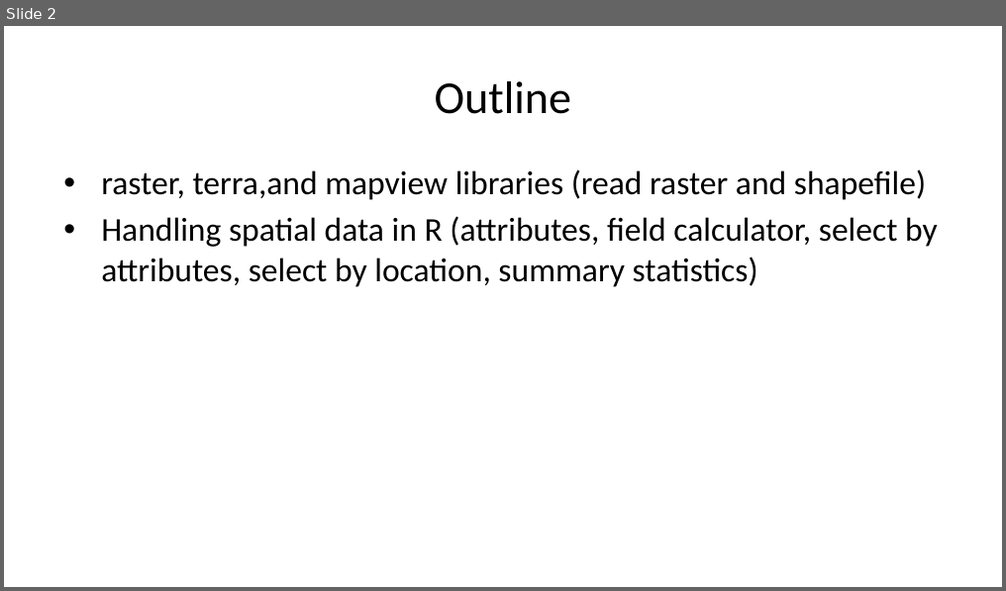
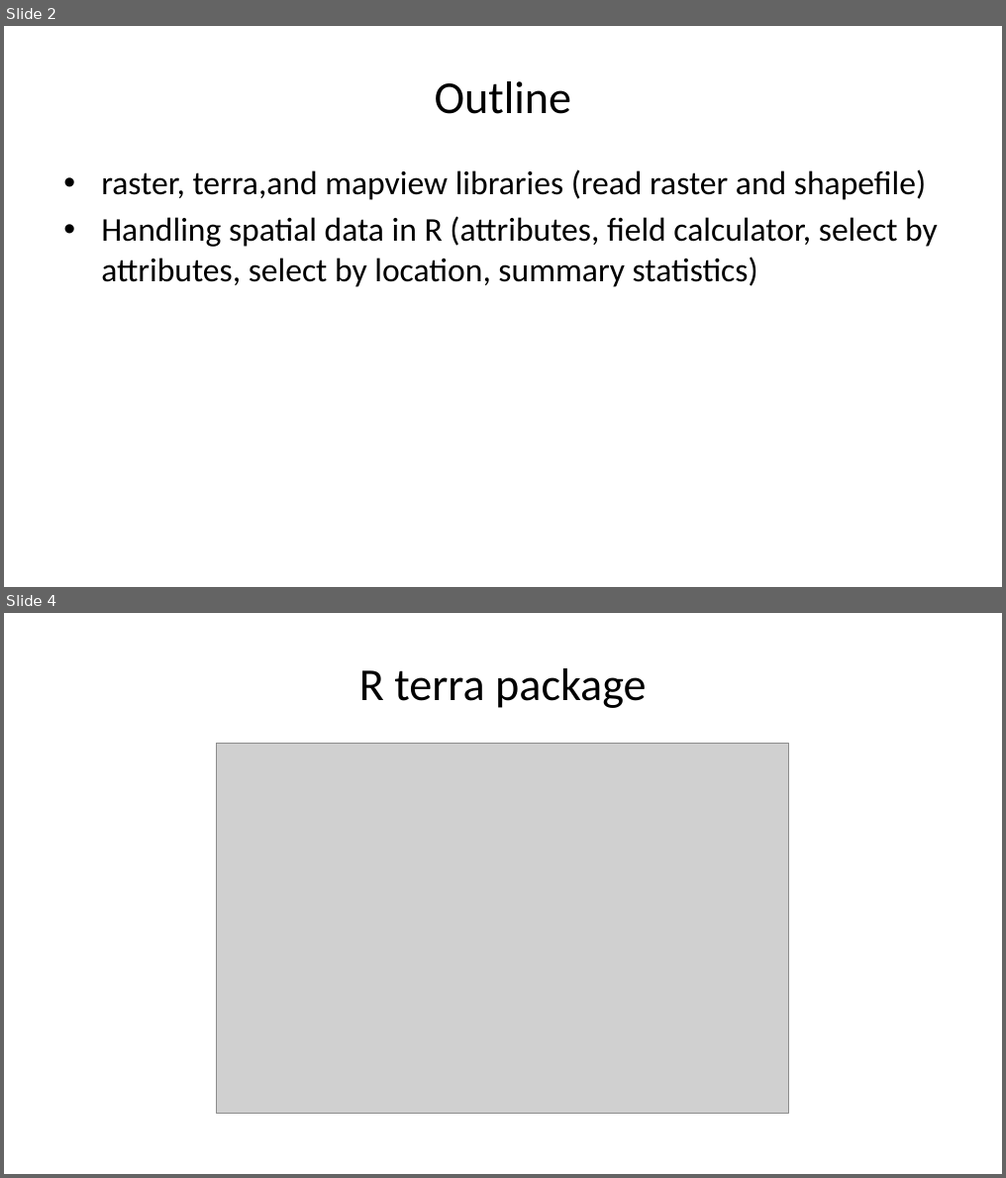
Before and after one commit to yangshao2/Geog4254-5254G, a slide deck: week2/week2.pptx. Shown one above the other, each under a label of ours: slide 2 before the commit, slides 2 and 4 after it; the slides between them are not shown. The pictures are 1006x591 and 1006x1178 pixels, drawn with LibreOffice and Linux fonts; fonts in the diff are those of the drawing; grey boxes stand for pictures. Boxes give left, top, right and bottom in pixels: in the first picture for what was removed or moved away, otherwise in the second. Text is boxed around its words. In the diff, an @@ line names an element or a change of style, - is before the commit and + after.

```diff
--- a/week2/week2.pptx
+++ b/week2/week2.pptx
@@ slide 4 added at [4, 613, 1002, 1174], background #FFFFFF @@
@@ title added at [359, 668, 646, 708], 33 pt, text #000000 @@
+R terra package
@@ picture added at [216, 744, 788, 1114] @@
```
Also in this commit, not shown: 22 other slides added, 35 other files.
